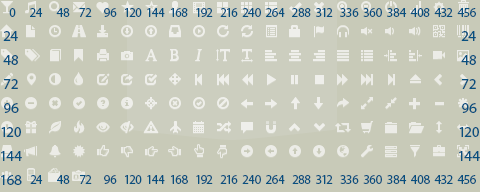
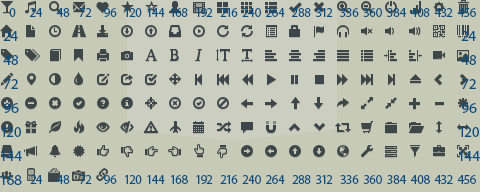
Before/after of a 480px x 192px layered artwork. What changed in the layer stack:
hid group "PAPER" (1st of 2) (6 layers) over (0, 0, 469, 182)
added group "BOOTSTRAP" with 6 layers above "PAPER-71" over (0, 0, 469, 182)
added layer "Capa 0" (3rd of 6, in "BOOTSTRAP") in group "BOOTSTRAP" over (0, 0, 469, 159)
added layer "glyphicons_352_nameplate" (3rd of 6, in "BOOTSTRAP") in group "BOOTSTRAP" over (72, 170, 85, 181)
added layer "glyphicons_350_shopping_bag" (3rd of 6, in "BOOTSTRAP") in group "BOOTSTRAP" over (48, 168, 60, 182)
added layer "glyphicons_139_phone" (3rd of 6, in "BOOTSTRAP") in group "BOOTSTRAP" over (27, 168, 35, 181)
added layer "glyphicons_043_group" (3rd of 6, in "BOOTSTRAP") in group "BOOTSTRAP" over (0, 171, 13, 179)
added layer "glyphicons_050_link" (3rd of 6, in "BOOTSTRAP") in group "BOOTSTRAP" over (96, 168, 108, 181)
